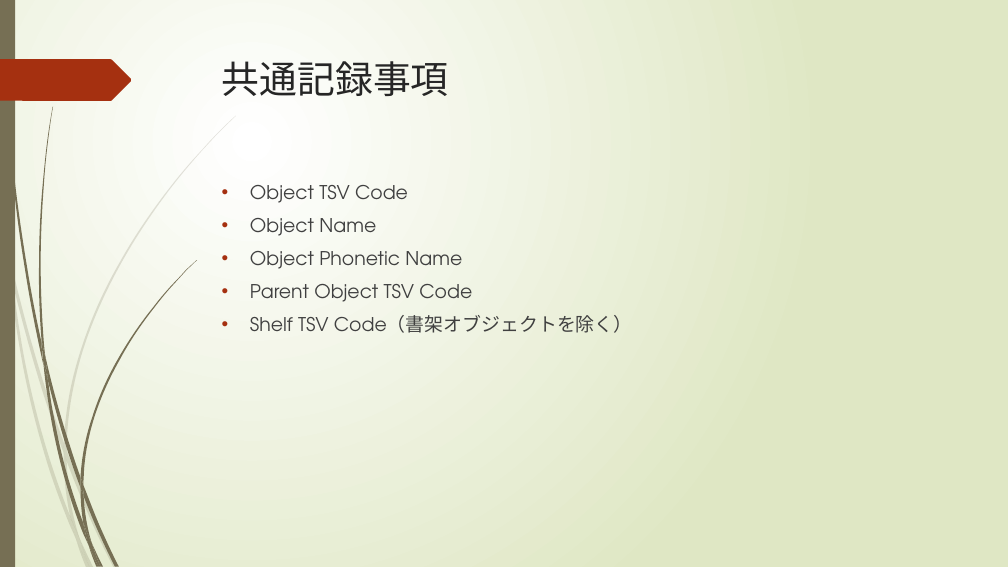
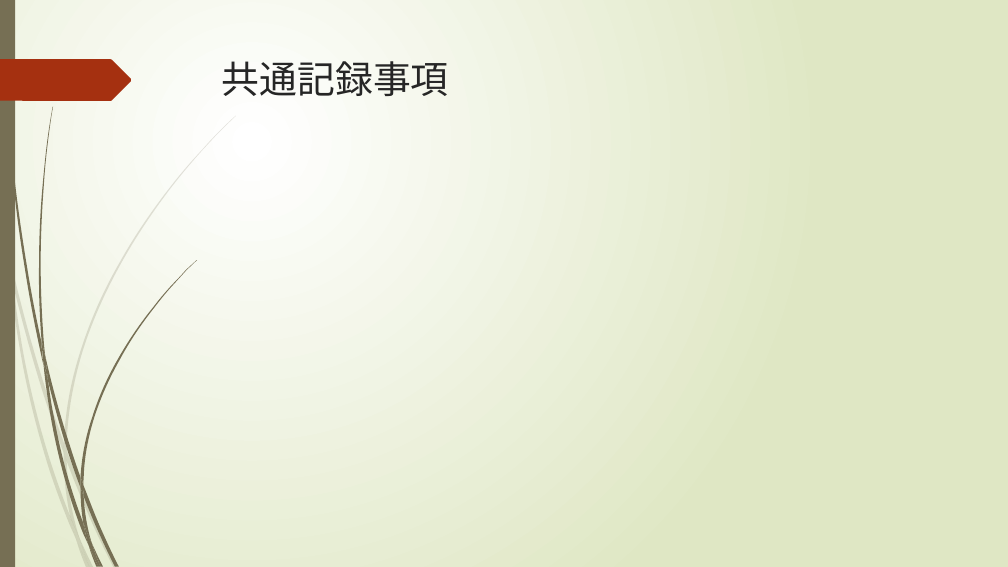
Before and after one commit to Manju-S-6271/ShimawaNever, a slide deck: slide 6 of 処理フロー.pptx (slide 7 before the commit). Drawn at 1008x567 pixels with LibreOffice and Linux fonts; fonts in the diff are those of the drawing. Boxes give left, top, right and bottom in pixels: in the first picture for what was removed or moved away, otherwise in the second. Text is boxed around its words. In the diff, an @@ line names an element or a change of style, - is before the commit and + after.

```diff
--- a/処理フロー.pptx
+++ b/処理フロー.pptx
@@ text removed at (x1=250, y1=185, x2=633, y2=333) @@
-• Object TSV Code
-• Object Name
-• Object Phonetic Name
-• Parent Object TSV Code
-• Shelf TSV Code（書架オブジェクトを除く）
```
Also in this commit, not shown: 1 other slide changed, 1 slide removed, 20 other files.
